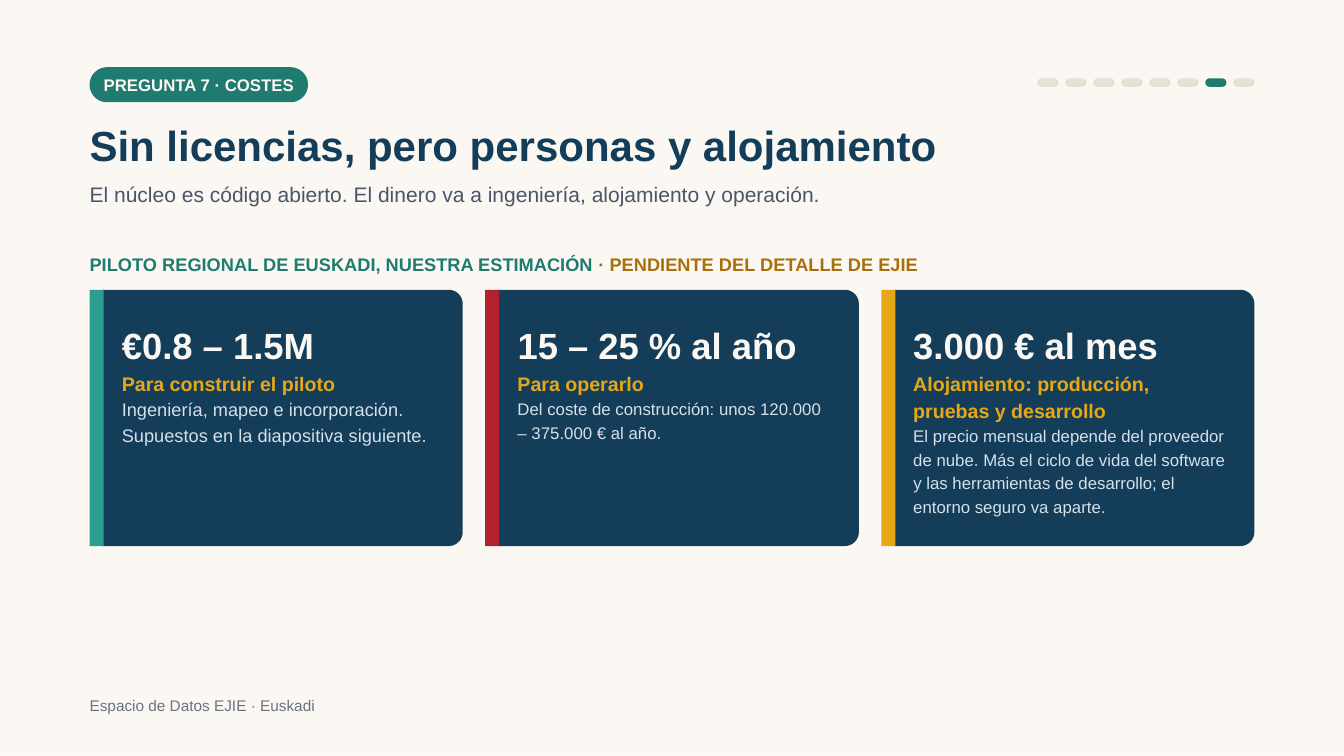
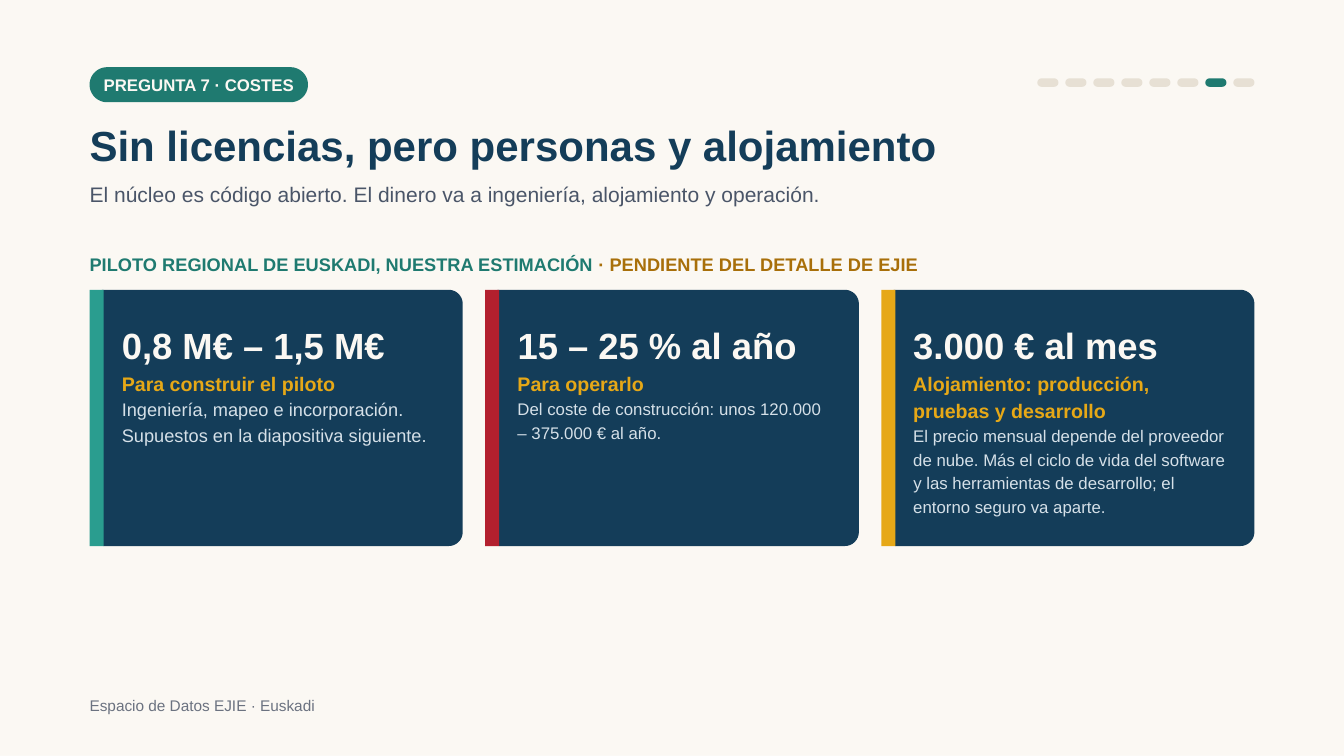
Before and after one commit to ma3u/MinimumViableHealthDataspacev2, a slide deck: slide 16 of docs/demos/euskadi-ejie-2026-es.pptx. Drawn at 1344x756 pixels with LibreOffice and Linux fonts; fonts in the diff are those of the drawing. Boxes give left, top, right and bottom in pixels: in the first picture for what was removed or moved away, otherwise in the second. Text is boxed around its words. In the diff, an @@ line names an element or a change of style, - is before the commit and + after.

```diff
--- a/docs/demos/euskadi-ejie-2026-es.pptx
+++ b/docs/demos/euskadi-ejie-2026-es.pptx
@@ text at (x1=122, y1=333, x2=385, y2=365): text changed @@
-€0.8 – 1.5M
+0,8 M€ – 1,5 M€
```
Also in this commit, not shown: 18 other slides changed, 11 other files.
